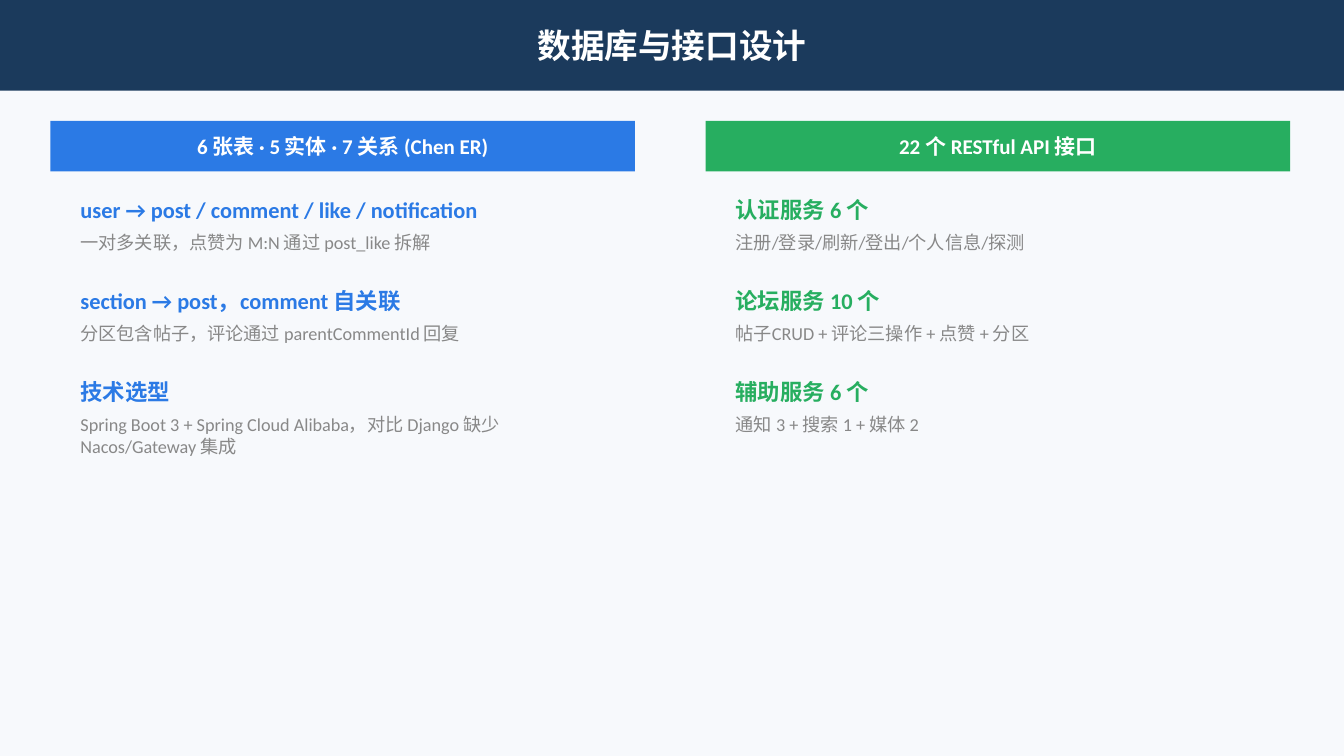
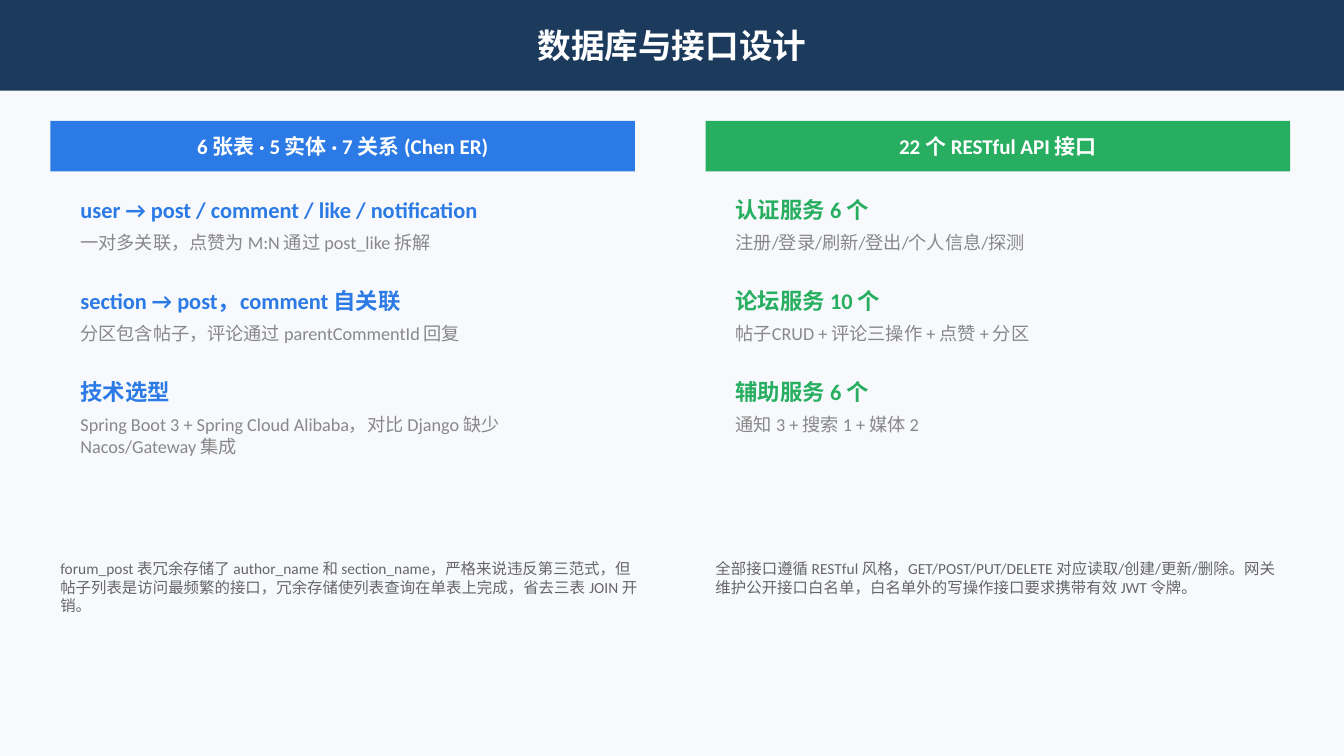
Before and after one commit to Wkjlovec/graduation_project_zhuang, a slide deck: slide 8 of docs/答辩PPT.pptx. Drawn at 1344x756 pixels with LibreOffice and Linux fonts; fonts in the diff are those of the drawing. Boxes give left, top, right and bottom in pixels: in the first picture for what was removed or moved away, otherwise in the second. Text is boxed around its words. In the diff, an @@ line names an element or a change of style, - is before the commit and + after.

```diff
--- a/docs/答辩PPT.pptx
+++ b/docs/答辩PPT.pptx
@@ text added at bbox=[60, 561, 637, 612], 11 pt, text #666666 @@
+forum_post 表冗余存储了 author_name 和 section_name，严格来说违反第三范式，但帖子列表是访问最频繁的接口，冗余存储使列表查询在单表上完成，省去三表 JOIN 开销。
@@ text added at bbox=[715, 561, 1275, 595], 11 pt, text #666666 @@
+全部接口遵循 RESTful 风格，GET/POST/PUT/DELETE 对应读取/创建/更新/删除。网关维护公开接口白名单，白名单外的写操作接口要求携带有效 JWT 令牌。
```
Also in this commit, not shown: 4 other slides changed.
